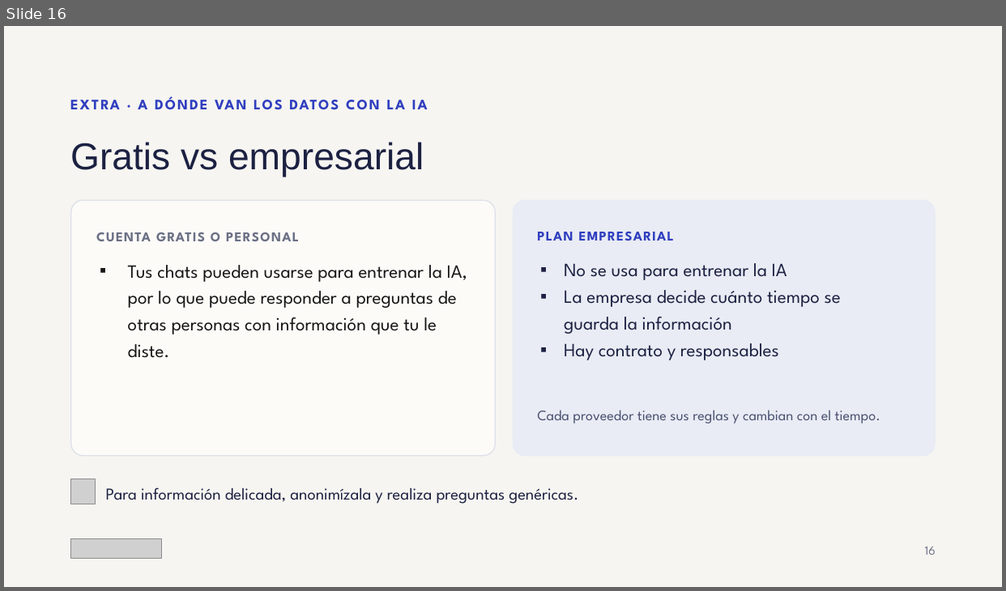
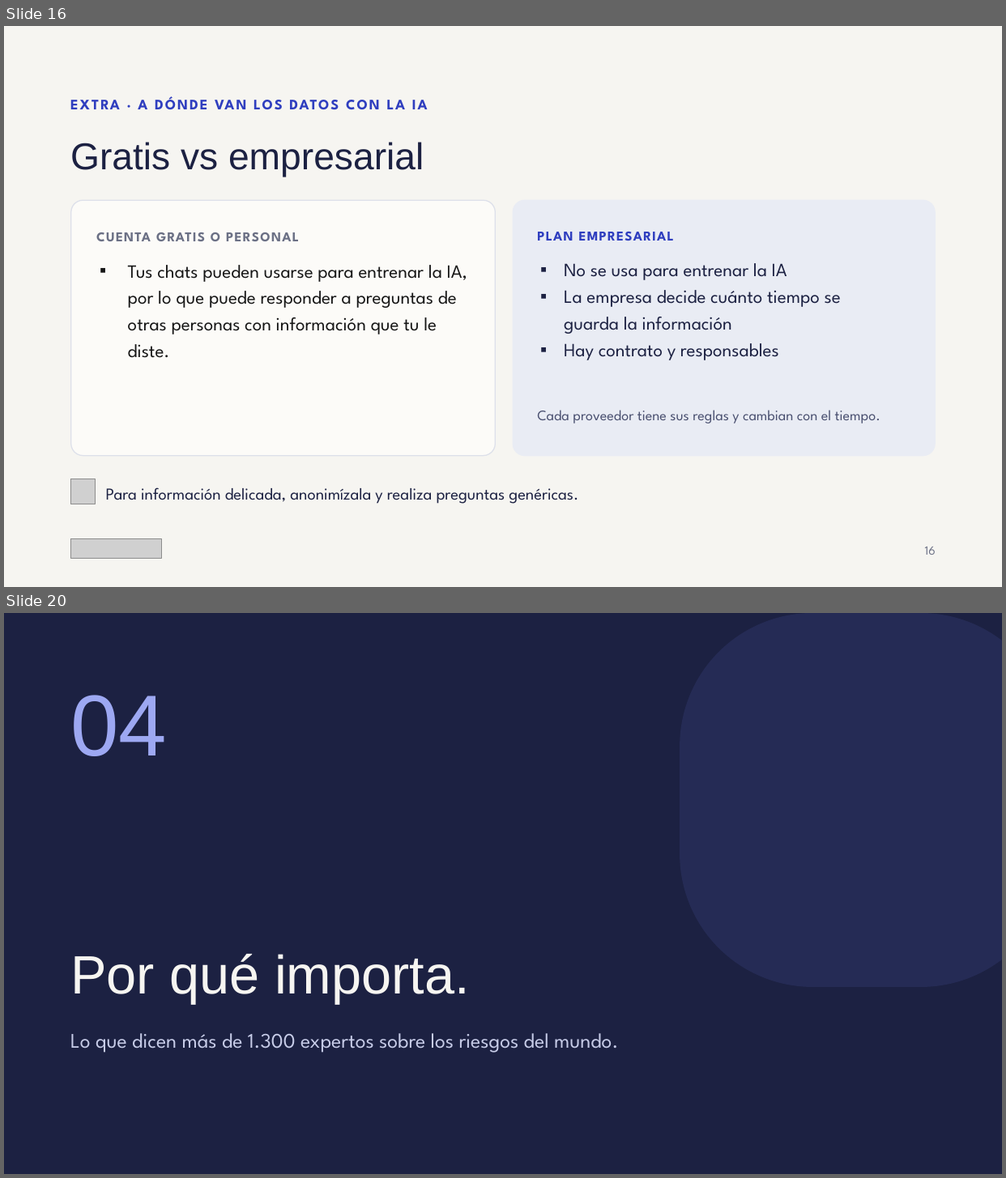
Before and after one commit to pralogy/claudecloudetemasgenerales, a slide deck: Ciberseguridad_sin_ansiedad.pptx. Shown one above the other, each under a label of ours: slide 16 before the commit, slides 16 and 20 after it; the slides between them are not shown. The pictures are 1006x591 and 1006x1178 pixels, drawn with LibreOffice and Linux fonts; fonts in the diff are those of the drawing; grey boxes stand for pictures. Boxes give left, top, right and bottom in pixels: in the first picture for what was removed or moved away, otherwise in the second. Text is boxed around its words. In the diff, an @@ line names an element or a change of style, - is before the commit and + after.

```diff
--- a/Ciberseguridad_sin_ansiedad.pptx
+++ b/Ciberseguridad_sin_ansiedad.pptx
@@ slide 20 added at (4, 613, 1002, 1174), background #1C2142 @@
@@ rounded rectangle added at (680, 613, 1002, 987), fill #252B55 @@
@@ text added at (70, 695, 167, 756), 83.2 pt, text #9DA8F2 @@
+04
@@ title added at (70, 954, 470, 1004), 52 pt, text #F6F5F1 @@
+Por qué importa.
@@ text added at (70, 1033, 618, 1053), 20 pt, text #C7CCE8 @@
+Lo que dicen más de 1.300 expertos sobre los riesgos del mundo.
```
Also in this commit, not shown: 7 slides changed, 4 other slides added, 1 slide removed.
